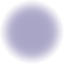
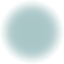
Layer changes from the first 64 x 64 image to the second:
painted on "Paint Layer 3" over [1, 1, 63, 63]
